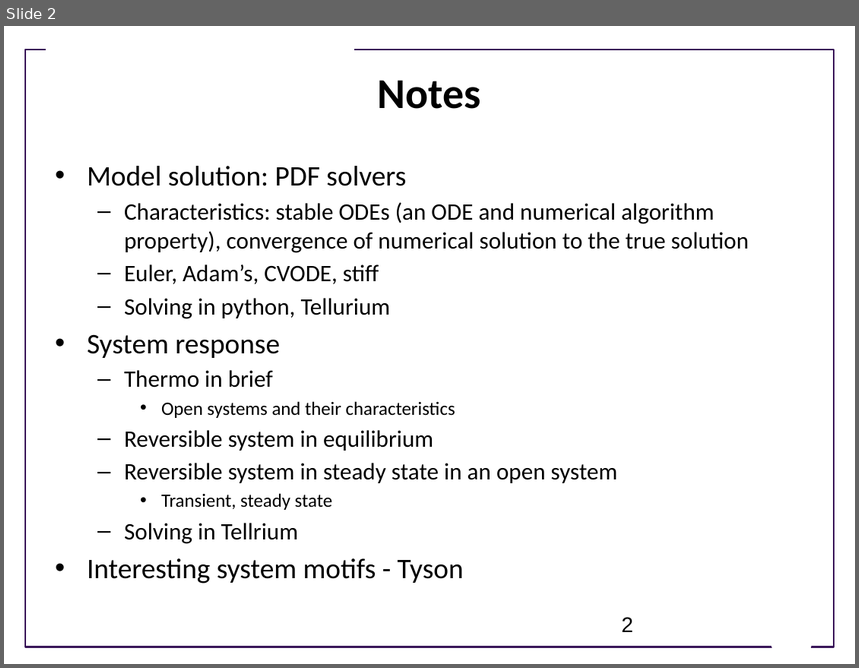
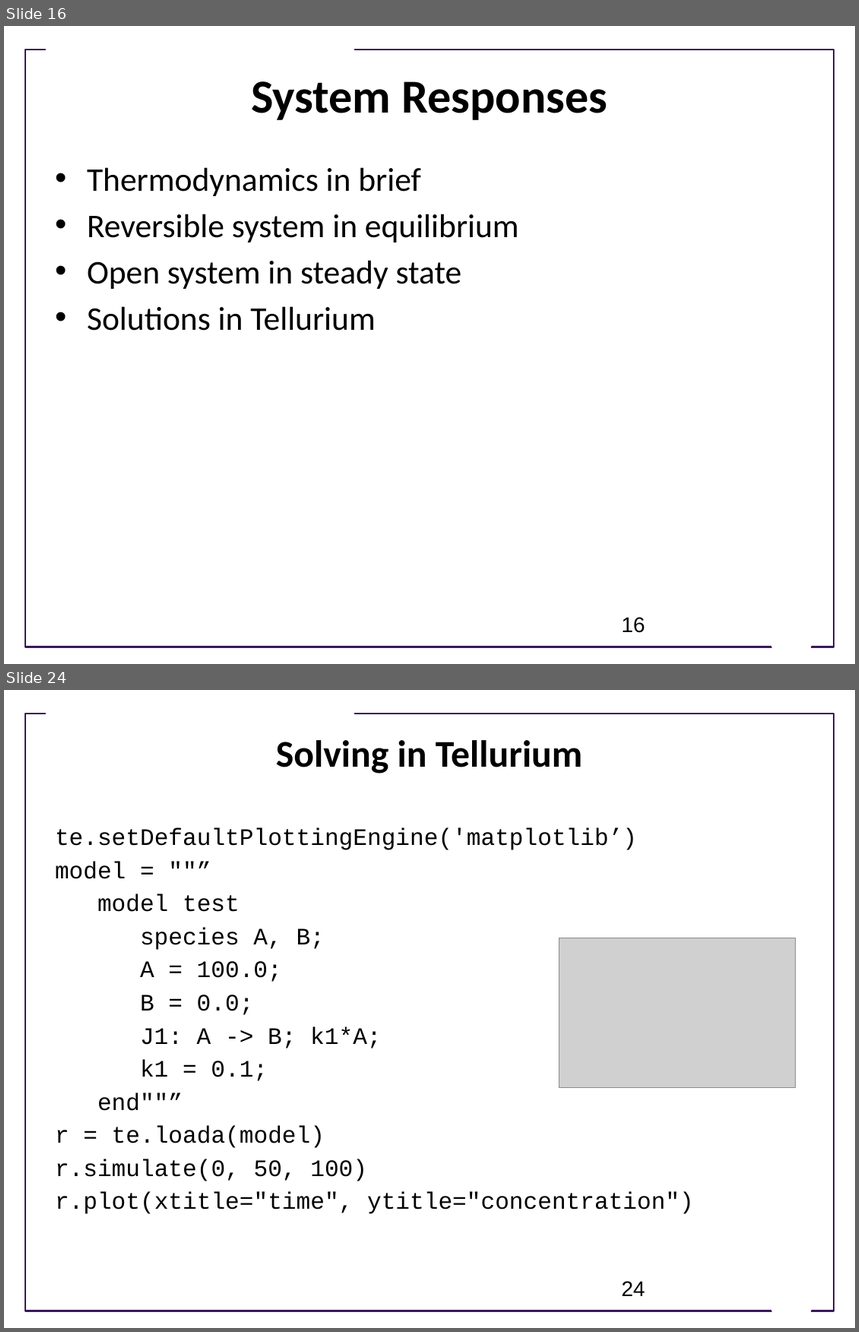
Before and after one commit to ModelEngineering/advancing-biomedical-models, a slide deck: Lectures/Week_2/CSE 599V Lecture 6 - Model Evaluation and System Responses.pptx. Shown one above the other, each under a label of ours: slide 2 before the commit, slides 16 and 24 after it; the slides between them are not shown. The pictures are 859x668 and 859x1332 pixels, drawn with LibreOffice and Linux fonts; fonts in the diff are those of the drawing; grey boxes stand for pictures; background and template pictures are left out. Boxes give left, top, right and bottom in pixels: in the first picture for what was removed or moved away, otherwise in the second. Text is boxed around its words. In the diff, an @@ line names an element or a change of style, - is before the commit and + after.

```diff
--- a/Lectures/Week_2/CSE 599V Lecture 6 - Model Evaluation and System Responses.pptx
+++ b/Lectures/Week_2/CSE 599V Lecture 6 - Model Evaluation and System Responses.pptx
@@ slide 24 added at bbox=[4, 690, 855, 1328], background #FFFFFF; not listed: 3 template elements that a slide beside it also shows @@
@@ title added at bbox=[276, 740, 583, 774], 32 pt, text #000000, bold @@
+Solving in Tellurium
@@ text added at bbox=[55, 828, 694, 1214], 20 pt, text #000000 @@
+te.setDefaultPlottingEngine('matplotlib’)
+model = ""”
+model test
+species A, B;
+A = 100.0;
+B = 0.0;
+J1: A -> B; k1*A;
+k1 = 0.1;
+end""”
+r = te.loada(model)
+r.simulate(0, 50, 100)
+r.plot(xtitle="time", ytitle="concentration")
@@ picture added at bbox=[559, 939, 796, 1088] @@
@@ page number added at bbox=[622, 1281, 645, 1296], 18 pt, text #000000 @@
+24
@@ what was slide 2 is now slide 16 @@
@@ slide 16 changed as well @@
@@ title added at bbox=[251, 81, 608, 120], 40 pt, text #000000, bold @@
+System Responses
@@ title removed at bbox=[378, 80, 481, 109] @@
-Notes
@@ text at bbox=[87, 167, 421, 196]: text changed; size 20 to 28 pt @@
-• Model solution: PDF solvers
-  – Characteristics: stable ODEs (an ODE and numerical algorithm property), convergence of numerical solution to the true solution
-  – Euler, Adam’s, CVODE, stiff
-  – Solving in python, Tellurium
-• System response
-  – Thermo in brief
-    • Open systems and their characteristics
+• Thermodynamics in brief
@@ text at bbox=[87, 214, 519, 243]: size 20 to 28 pt in "Reversible system in equilibrium"; bullet – to •; list level 2 to 1 in "Reversible system in equilibrium" @@
@@ text at bbox=[87, 260, 462, 331]: text changed; size 20 to 28 pt @@
-  – Reversible system in steady state in an open system
-    • Transient, steady state
-  – Solving in Tellrium
-• Interesting system motifs - Tyson
+• Open system in steady state
+• Solutions in Tellurium
@@ page number at bbox=[622, 617, 645, 633]: text changed @@
-2
+16
```
Also in this commit, not shown: 3 other slides changed, 24 other slides added, 25 slides removed.
